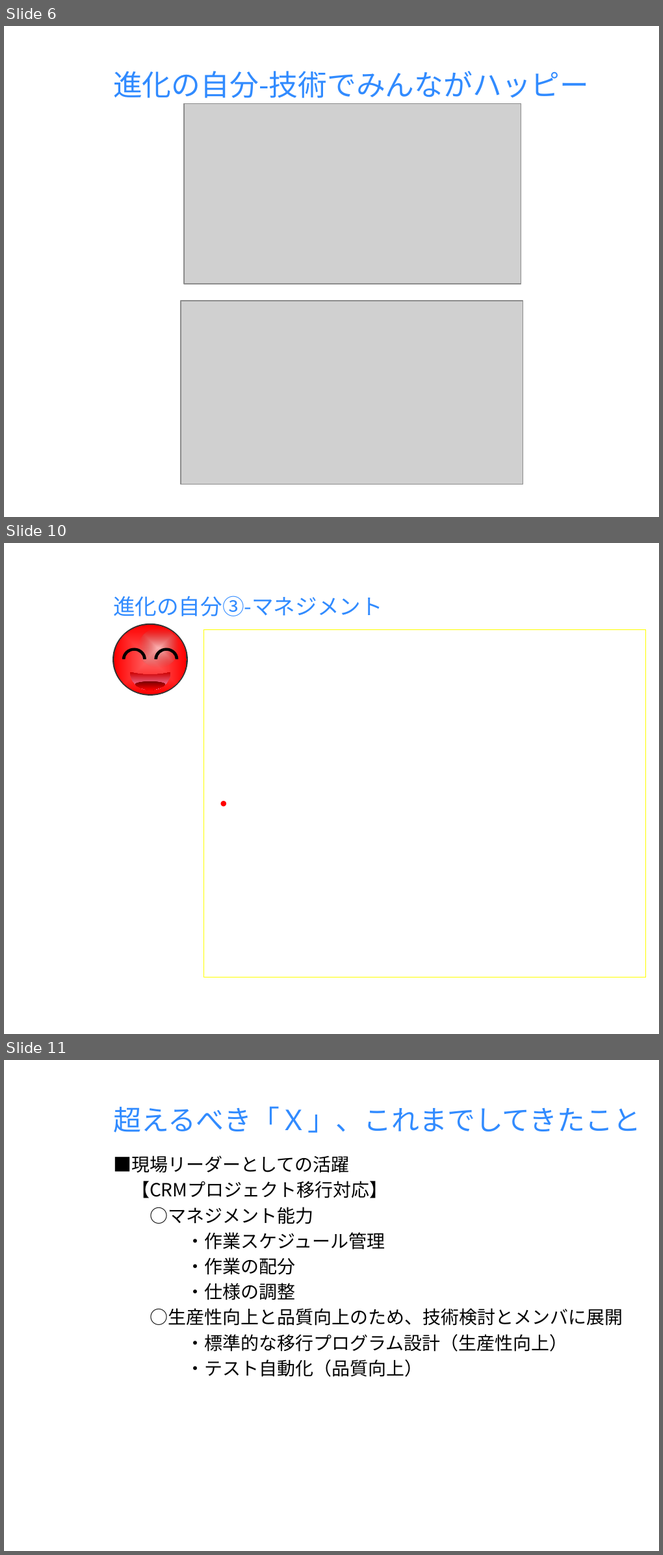
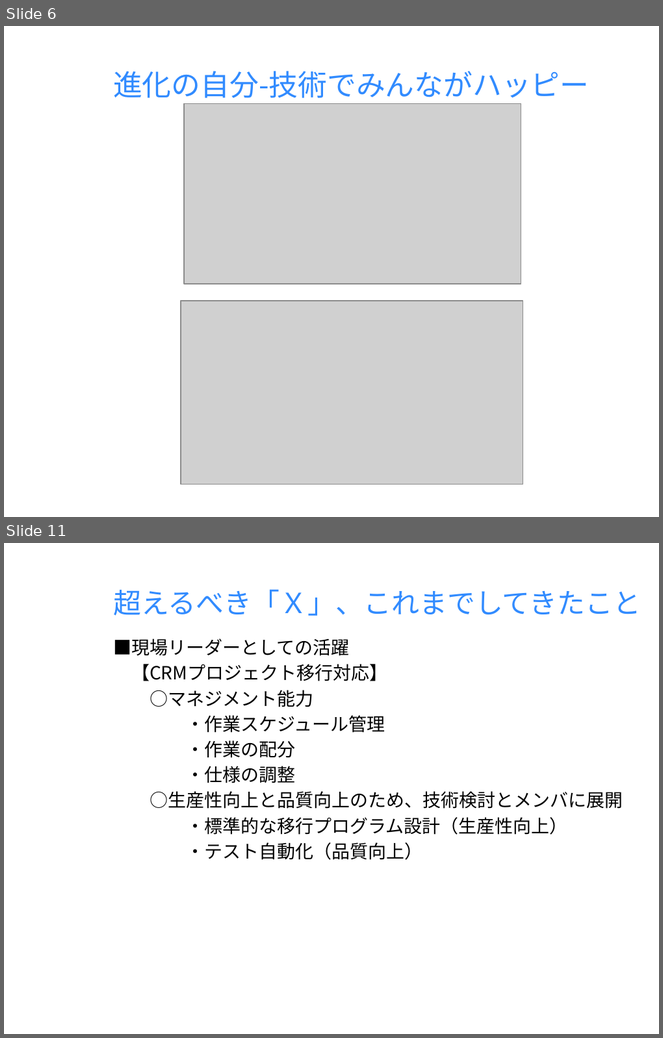
Before and after one commit to milo-bb/test, a slide deck: 昇格プレゼン(徐洋)_new.pptx. Shown one above the other, each under a label of ours: slides 6, 10 and 11 before the commit, slides 6 and 11 after it; the slides between them are not shown. The pictures are 663x1555 and 663x1038 pixels, drawn with LibreOffice and Linux fonts; fonts in the diff are those of the drawing; grey boxes stand for pictures; background and template pictures are left out. Boxes give left, top, right and bottom in pixels: in the first picture for what was removed or moved away, otherwise in the second. Text is boxed around its words. In the diff, an @@ line names an element or a change of style, - is before the commit and + after.

```diff
--- a/昇格プレゼン(徐洋)_new.pptx
+++ b/昇格プレゼン(徐洋)_new.pptx
@@ slide 10 removed at bbox=[4, 543, 659, 1034], background picture (left out) @@
@@ title removed at bbox=[113, 596, 383, 616] @@
-進化の自分③-マネジメント
@@ rectangle removed at bbox=[204, 630, 646, 978] @@
-・
@@ group removed at bbox=[113, 624, 187, 696]: 3 ellipses, 3 freeform shapes, 1 moon @@
```
Also in this commit, not shown: 7 slides changed, 1 slide added.
